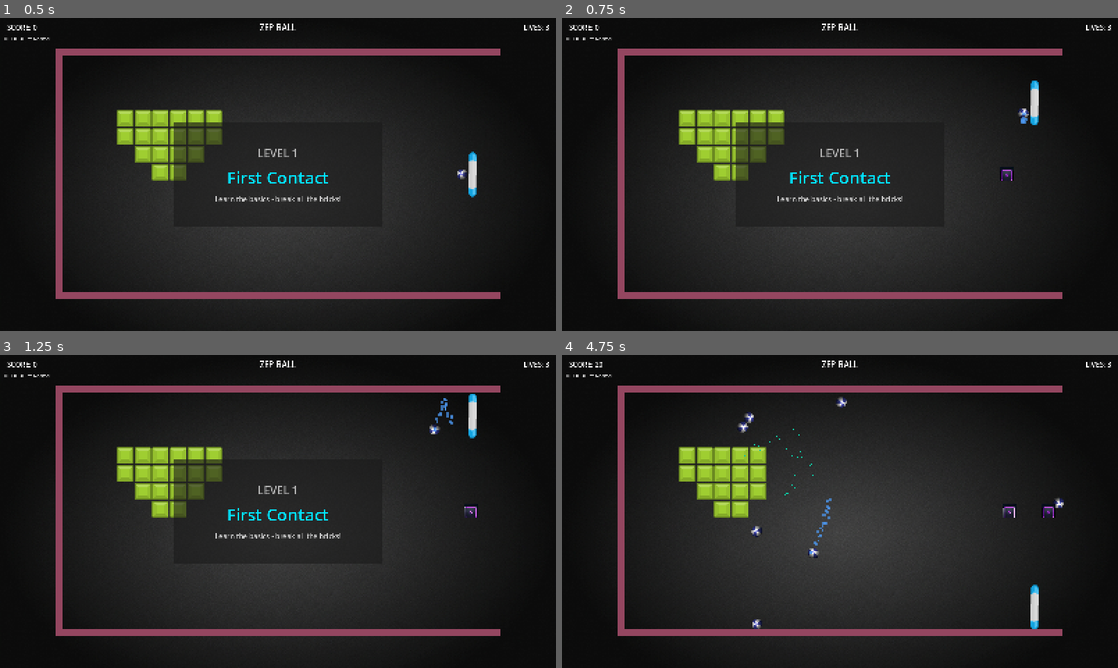
Above: before the commit, frames 1-4 (two rows, left to right).
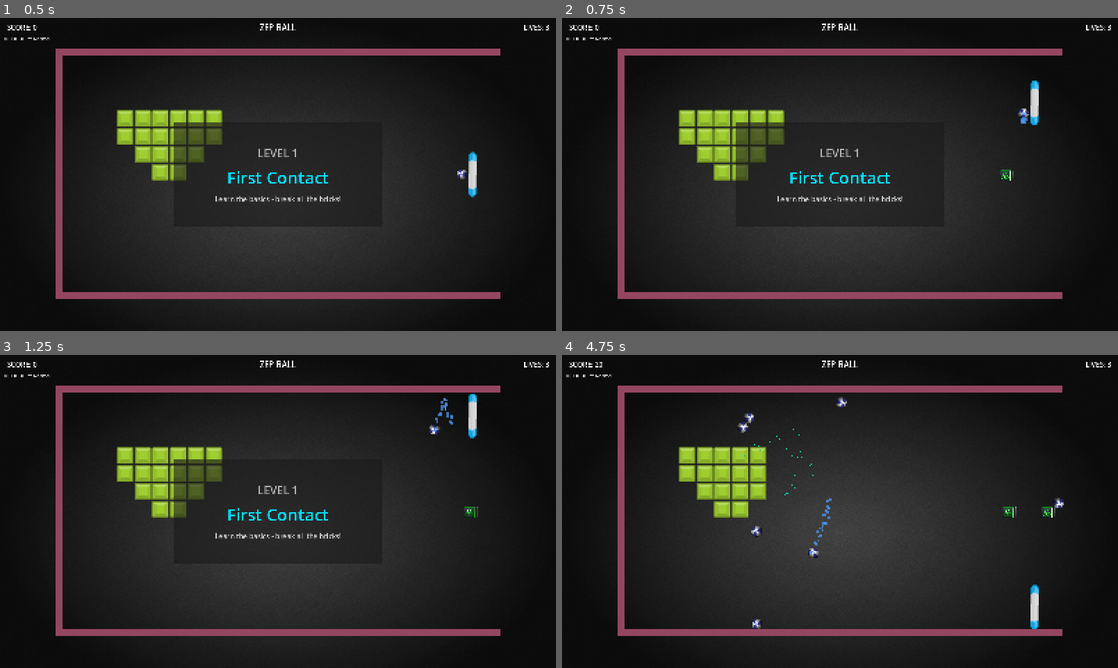
Above: after the commit, the same moments.

Repository: zepanv/zepball
Game: Godot game, scene res://scenes/main/main.tscn
Same seed, same stepped clock (60 frames per second), same inputs: the game is played once before the commit and once after it. This scene is started directly instead of the project's main scene.
Inputs (mouse positions are in pixels of both pictures, inside the frame that each line leads up to):
- Up to frame 1 (0.5 s): no input
- Up to frame 2 (0.75 s): tap Enter at 0.5 s; move the mouse to (962, 158) at 0.52 s; hold Up (move_up) from 0.53 s (still down); tap 1 at 0.6 s; click (962, 158) at 0.67 s
- Up to frame 3 (1.25 s): keep holding Up (move_up)
- Up to frame 4 (4.75 s): move the mouse to (728, 527) at 1.27 s; release Up (move_up) at 1.28 s; hold Down (move_down) 1.28-2.03 s; tap Space (launch_ball) at 1.35 s; tap 1 at 1.55, 2.1, 3.05, 3.8, 4.55 s; move the mouse to (895, 442) at 2.02 s; hold Up (move_up) 2.03-3.53 s; move the mouse to (812, 574) at 2.77 s; tap Shift at 2.85 s; click (812, 574) at 2.92 s; move the mouse to (1006, 558) at 3.52 s; hold Down (move_down) from 3.53 s (still down); tap E at 3.6 s; move the mouse to (673, 464) at 4.27 s; tap N at 4.35 s

Frame 1 is identical in both runs. In frame 2, less than 0.1% of the frame differs, in the area x 78-82%, y 47-52%; in frame 3, less than 0.1%; in frame 4, 0.2%, in the area x 79-89%, y 47-52%.

Commit message:
Powerup graphic work

Diff:
--- a/scenes/gameplay/power_up.tscn
+++ b/scenes/gameplay/power_up.tscn
@@ -1,15 +1,16 @@
 [gd_scene format=3 uid="uid://c7d8faf0g1h2i"]
 
-[ext_resource type="Script" path="res://scripts/power_up.gd" id="1_powerup_script"]
+[ext_resource type="Script" uid="uid://bmsia47wxut84" path="res://scripts/power_up.gd" id="1_powerup_script"]
 
 [sub_resource type="RectangleShape2D" id="RectangleShape2D_powerup"]
 size = Vector2(40, 40)
 
-[node name="PowerUp" type="Area2D" groups=["powerup"]]
+[node name="PowerUp" type="Area2D" unique_id=1750065778 groups=["powerup"]]
 script = ExtResource("1_powerup_script")
+margin = Vector2(4, 4)
 
-[node name="Sprite" type="Sprite2D" parent="."]
+[node name="Sprite" type="Sprite2D" parent="." unique_id=1722732414]
 texture_filter = 1
 
-[node name="CollisionShape2D" type="CollisionShape2D" parent="."]
+[node name="CollisionShape2D" type="CollisionShape2D" parent="." unique_id=535347329]
 shape = SubResource("RectangleShape2D_powerup")
--- a/scenes/main/main.tscn
+++ b/scenes/main/main.tscn
@@ -22,7 +22,7 @@
 [node name="GameManager" type="Node" parent="." unique_id=2127678697 groups=["game_manager"]]
 script = ExtResource("1_vx8fn")
 
-[node name="Camera2D" type="Camera2D" parent="."]
+[node name="Camera2D" type="Camera2D" parent="." unique_id=1929968535]
 offset = Vector2(640, 360)
 script = ExtResource("6_camera")
 
@@ -128,7 +128,7 @@
 horizontal_alignment = 2
 vertical_alignment = 1
 
-[node name="PowerUpIndicators" type="VBoxContainer" parent="UI/HUD"]
+[node name="PowerUpIndicators" type="VBoxContainer" parent="UI/HUD" unique_id=771174618]
 layout_mode = 1
 anchors_preset = 1
 anchor_left = 1.0
--- a/scripts/power_up.gd
+++ b/scripts/power_up.gd
@@ -15,9 +15,11 @@
 @export var power_up_type: PowerUpType = PowerUpType.EXPAND
 @export var move_speed: float = 150.0  # Pixels per second (horizontal)
 
-# Sprite atlas configuration (5×5 grid from powerups.jpg, 1024×1024)
-const POWERUP_WIDTH = 204  # 1024 / 5 ≈ 204
-const POWERUP_HEIGHT = 204
+@export_group("Sprite Atlas Settings")
+@export var atlas_texture: Texture2D = preload("res://assets/graphics/powerups/powerups-transparent.png")
+@export var cell_size: Vector2 = Vector2(200, 200) # Increased size to capture full icon
+@export var spacing: Vector2 = Vector2(16, 56)     # Reduced vertical spacing to fix row 3 offset
+@export var margin: Vector2 = Vector2(10, 10)      # Increased margin to center row 0
 
 # Signals
 signal collected(type: PowerUpType)
@@ -51,44 +53,48 @@
 
 	var sprite = $Sprite
 
-	# Load power-up sprite sheet
-	var texture = load("res://assets/graphics/powerups/powerups.jpg")
-	if not texture:
-		print("ERROR: Could not load powerup spritesheet")
+	if not atlas_texture:
+		print("ERROR: No powerup texture loaded")
 		return
 
-	# Map power-up types to sprite positions (will adjust based on actual sheet)
+	# Map power-up types to sprite positions
 	var atlas_row = 0
 	var atlas_col = 0
 
 	match power_up_type:
 		PowerUpType.EXPAND:
-			atlas_row = 0
-			atlas_col = 0  # Arrow up / expand icon
+			atlas_row = 3
+			atlas_col = 3  # Arrow up / expand icon
 		PowerUpType.CONTRACT:
-			atlas_row = 0
-			atlas_col = 1  # Arrow down / shrink icon
+			atlas_row = 3
+			atlas_col = 4  # Arrow down / shrink icon
 		PowerUpType.SPEED_UP:
 			atlas_row = 0
-			atlas_col = 2  # Lightning / speed icon
+			atlas_col = 0  # Lightning / speed icon
 		PowerUpType.TRIPLE_BALL:
-			atlas_row = 0
-			atlas_col = 3  # Multi-ball icon
+			atlas_row = 3
+			atlas_col = 2  # Multi-ball icon
 
 	# Create atlas texture
 	var atlas = AtlasTexture.new()
-	atlas.atlas = texture
+	atlas.atlas = atlas_texture
+
+	# Calculate region with margin and spacing
+	var region_x = margin.x + atlas_col * (cell_size.x + spacing.x)
+	var region_y = margin.y + atlas_row * (cell_size.y + spacing.y)
+
 	atlas.region = Rect2(
-		atlas_col * POWERUP_WIDTH,
-		atlas_row * POWERUP_HEIGHT,
-		POWERUP_WIDTH,
-		POWERUP_HEIGHT
+		region_x,
+		region_y,
+		cell_size.x,
+		cell_size.y
 	)
 
 	sprite.texture = atlas
 
 	# Scale to reasonable size (40×40 pixels)
-	var scale_factor = 40.0 / POWERUP_WIDTH
+	# Use the actual cell size for scaling ratio
+	var scale_factor = 40.0 / cell_size.x
 	sprite.scale = Vector2(scale_factor, scale_factor)
 
 func _on_body_entered(body):
Binary file removed: assets/graphics/powerups/powerup-grid.png
Binary file added: assets/graphics/powerups/powerups-transparent.png
Binary file removed: assets/graphics/powerups/split/speed_up.png
Not shown: 1 places in scenes/main/main.tscn that only renumber resources
Not shown, changed: assets/graphics/powerups/powerups-white.png
